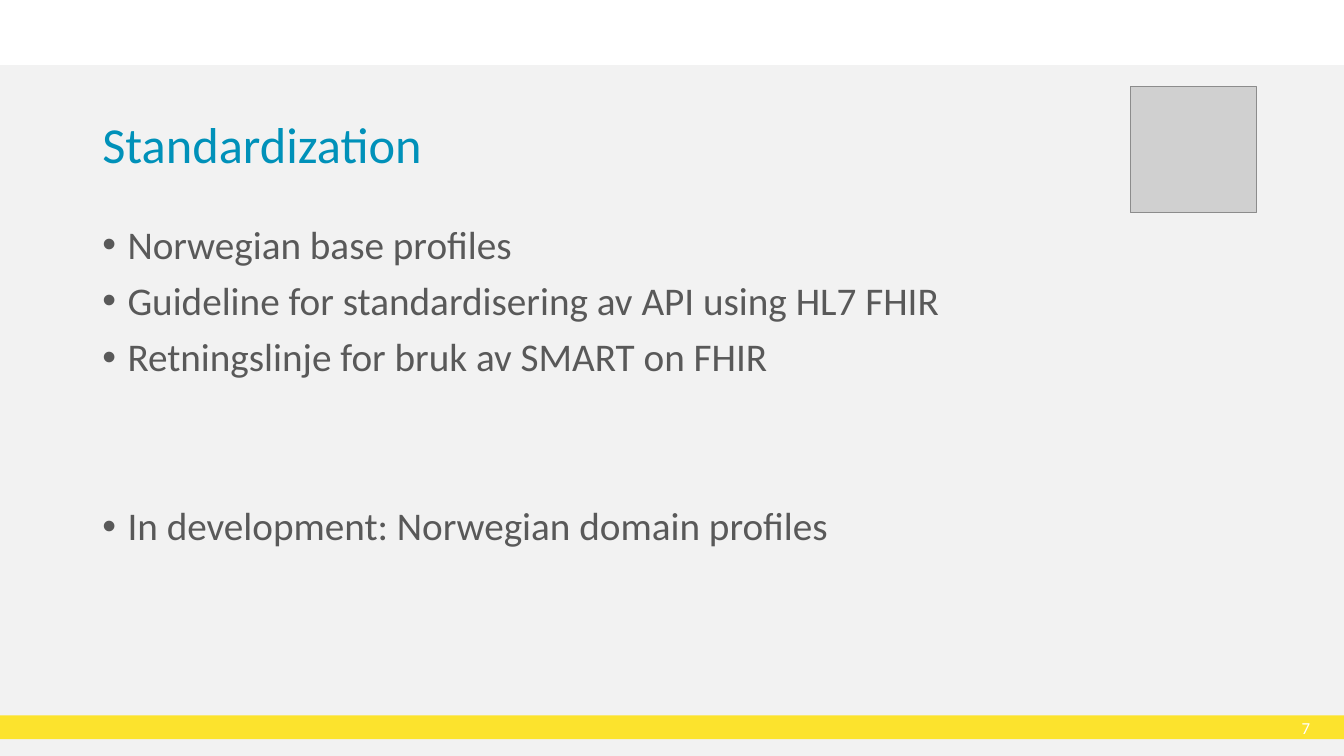
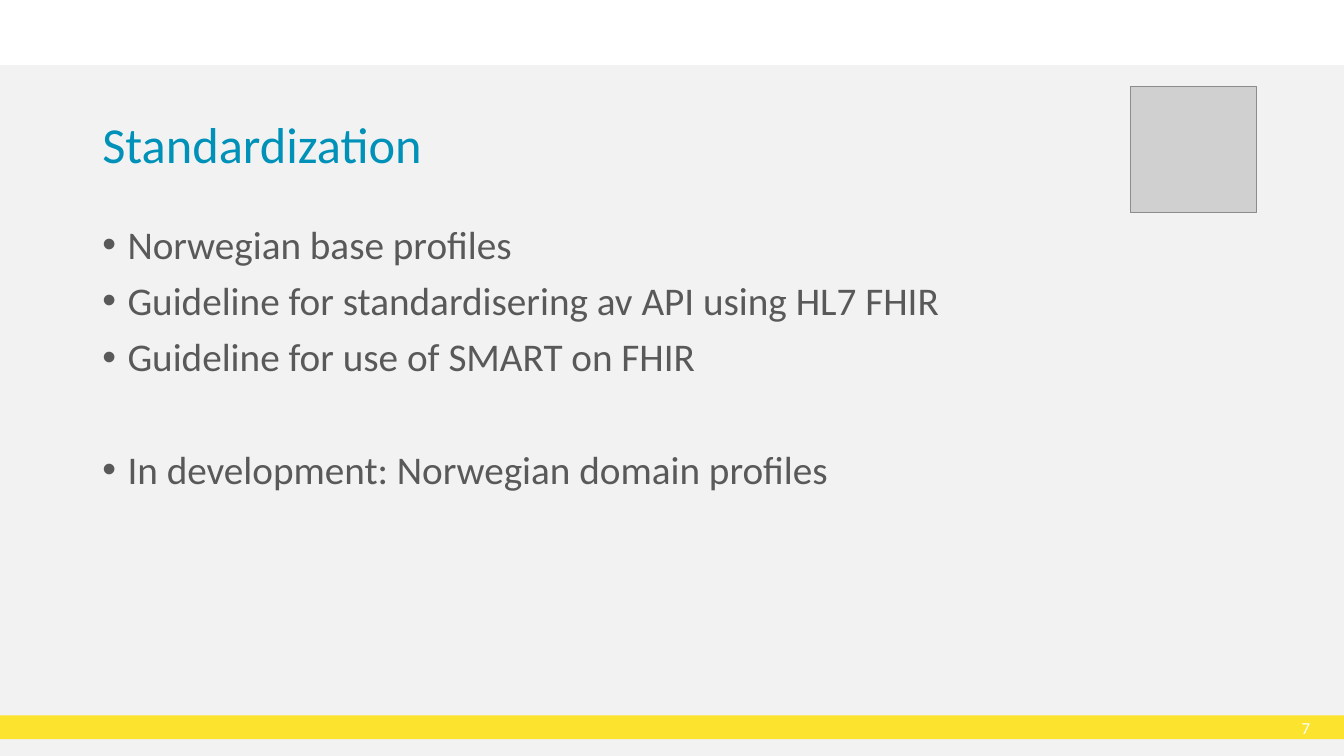
Before and after one commit to HL7Norway/best-practice, a slide deck: slide 8 of docs/presentasjoner/DD23_CT_230508_Thomas_Tveit_Rosenlund_FHIR-in-Norway.pptx. Drawn at 1344x756 pixels with LibreOffice and Linux fonts; fonts in the diff are those of the drawing; grey boxes stand for pictures; background and template pictures are left out. Boxes give left, top, right and bottom in pixels: in the first picture for what was removed or moved away, otherwise in the second. Text is boxed around its words. In the diff, an @@ line names an element or a change of style, - is before the commit and + after.

```diff
--- a/docs/presentasjoner/DD23_CT_230508_Thomas_Tveit_Rosenlund_FHIR-in-Norway.pptx
+++ b/docs/presentasjoner/DD23_CT_230508_Thomas_Tveit_Rosenlund_FHIR-in-Norway.pptx
@@ text at [128,344,694,371]: text changed @@
-• Retningslinje for bruk av SMART on FHIR
+• Guideline for use of SMART on FHIR
```
Also in this commit, not shown: 1 other slide changed.
